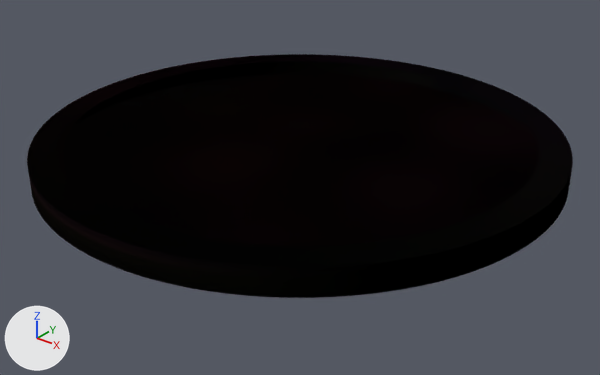
The glTF model src/rcircuit_fe/assets/models/exit/stage.gltf, before and after one commit.
Rendered twice from a 50 mm lens placed at (3.4, -4.24, 2.35), pointed at (0.1, -0.12, -0.2). The lights are fixed; the arrows at lower left show +X, +Y and +Z. The older version comes first. Vertices at exactly the same position are counted once.
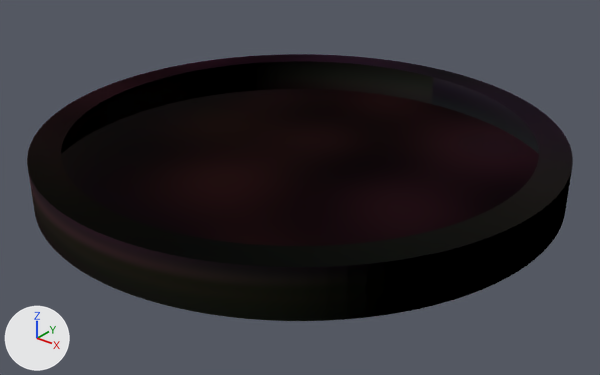
The newer file is also rescaled (x0.56), turned or shifted as a whole; pictures and numbers use the older file's frame.

What differs and where, as boxes (x1, y1, x2, y2) in the pictures (600 x 375 px; the box of a moved part takes in the faces that stretch with it):
'Object_4', surface changed, rescaled (9% taller): before (27, 54, 573, 298); after (27, 54, 573, 321)
part 1 of me_object_0, moved or reshaped: before (28, 61, 572, 298); after (28, 61, 572, 321)

The change, as a list of edits to the scene's bpy script:
```text
Change mat_material_001:
    mat_material_001.roughness: 0.1 -> 0.3
Change me_object_0:
    used by ob_object_4; parent = ob_cylinder_1; location = (0.00102, -0.00215, 0.0); scale = (1.0, 1.0, 1.07)
    remove me_object_0.from_pydata(...)  # 339 vertices, 563 faces; spans x -1.0..1.0, y -1.0..1.0, z -1.09..0.91
    add me_object_0.from_pydata(...)  # 339 vertices, 563 faces; spans x -1.0..1.0, y -1.0..1.0, z -1.09..2.48
    me_object_0 part 1: the whole mesh is scaled about its middle by (1, 1, 1.79), then moved by (0.0, 0.0, 0.79)
```
